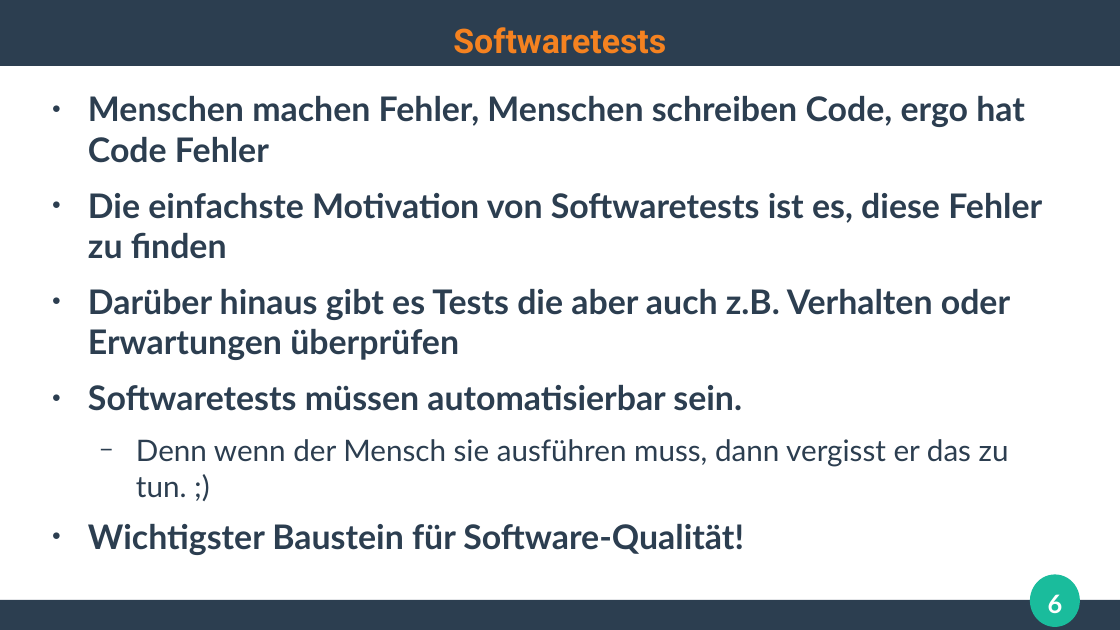
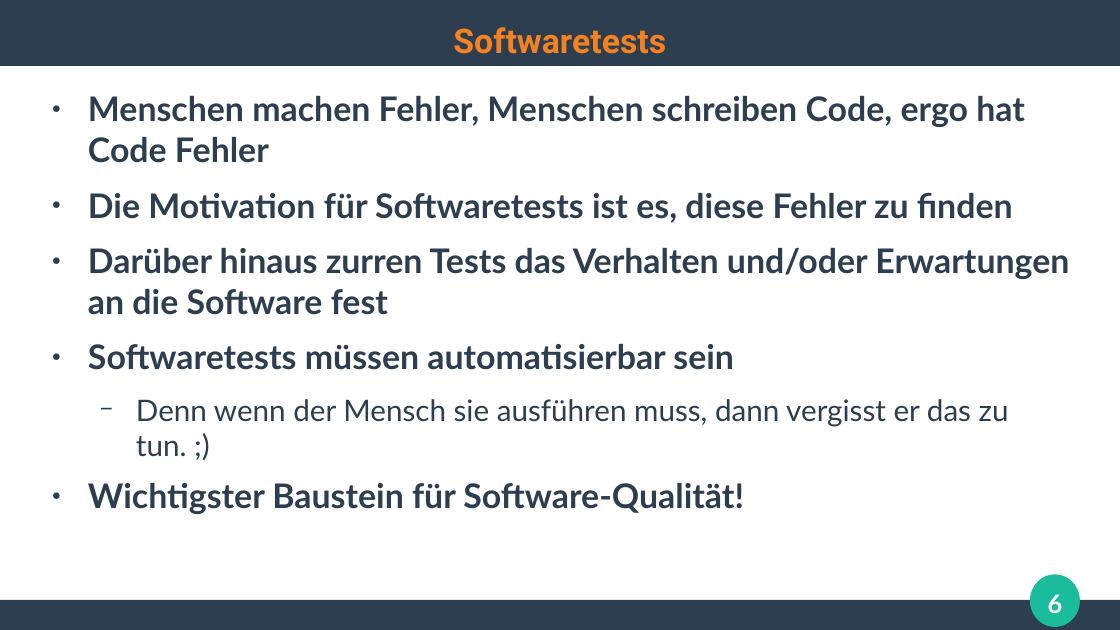
Before and after one commit to ghandmann/HS-AlbSig-WebAnwendungen2, a slide deck: slide 6 of Kapitel/10_ModerneSoftwareentwicklung.odp. Drawn at 1120x630 pixels with LibreOffice and Linux fonts; fonts in the diff are those of the drawing. Boxes give left, top, right and bottom in pixels: in the first picture for what was removed or moved away, otherwise in the second. Text is boxed around its words. In the diff, an @@ line names an element or a change of style, - is before the commit and + after.

```diff
--- a/Kapitel/10_ModerneSoftwareentwicklung.odp
+++ b/Kapitel/10_ModerneSoftwareentwicklung.odp
@@ text at box(88, 192, 1069, 370): text changed @@
-● Die einfachste Motivation von Softwaretests ist es, diese Fehler zu finden
-● Darüber hinaus gibt es Tests die aber auch z.B. Verhalten oder Erwartungen überprüfen
-● Softwaretests müssen automatisierbar sein.
+● Die Motivation für Softwaretests ist es, diese Fehler zu finden
+● Darüber hinaus zurren Tests das Verhalten und/oder Erwartungen an die Software fest
+● Softwaretests müssen automatisierbar sein
```
Also in this commit, not shown: 2 other slides changed.
